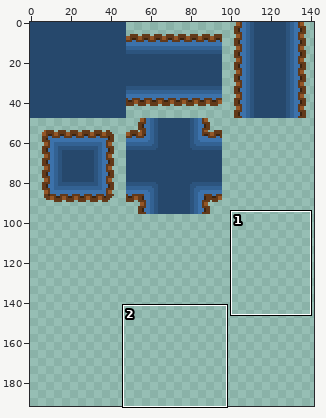
Edited in one commit: sprite sheet (assets/biomes/ocean.png). The first picture is a wide view before the edit; the outline marks the close-up.
Close-up. First the earlier version:
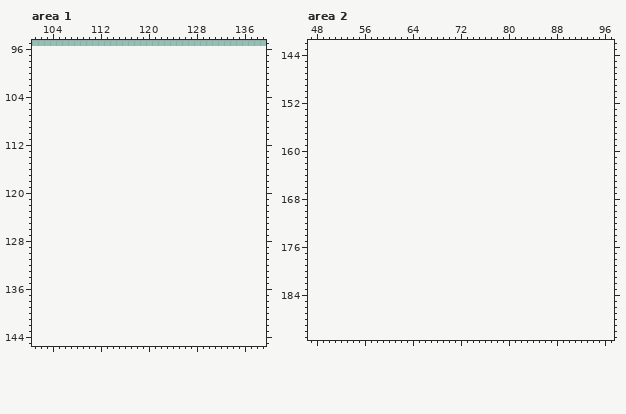
The file is 144x96 pixels. Shown: area 1: x 101..139, y 95..145; area 2: x 47..97, y 142..191. The old version is drawn lined up with the new one, on the new canvas. The wide view leaves out empty margins. The commit also changed other parts of the picture, which this record leaves out.
And afterwards:
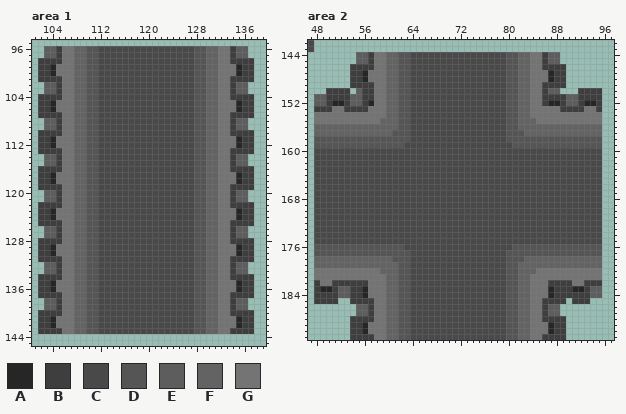
Palette (. is transparent): A #262626  B #3e3e3e  C #494949  D #555555  E #5d5d5d  F #636363  G #747474
Diff:
canvas 144x96 -> 144x192
Changed rows in their new state; - is an unchanged pixel.
Area 1:
first column x 102:
 96 -EEBGGFFDDCCCCCCCCCCCCCCCCDDFFGGBEE-
 97 -EEBGGFFDDCCCCCCCCCCCCCCCCDDFFGGBEE-
 98 BBBBGGFFDDCCCCCCCCCCCCCCCCDDFFGGBBBB
 99 BBAGGGFFDDCCCCCCCCCCCCCCCCDDFFGGGABB
100 BBAGGGFFDDCCCCCCCCCCCCCCCCDDFFGGGABB
101 BBBBGGFFDDCCCCCCCCCCCCCCCCDDFFGGBBBB
102 -EEBGGFFDDCCCCCCCCCCCCCCCCDDFFGGBEE-
103 -EEBGGFFDDCCCCCCCCCCCCCCCCDDFFGGBEE-
104 BBBBGGFFDDCCCCCCCCCCCCCCCCDDFFGGBBBB
105 BBAGGGFFDDCCCCCCCCCCCCCCCCDDFFGGGABB
106 BBAGGGFFDDCCCCCCCCCCCCCCCCDDFFGGGABB
107 BBBBGGFFDDCCCCCCCCCCCCCCCCDDFFGGBBBB
108 -EEBGGFFDDCCCCCCCCCCCCCCCCDDFFGGBEE-
109 -EEBGGFFDDCCCCCCCCCCCCCCCCDDFFGGBEE-
110 BBBBGGFFDDCCCCCCCCCCCCCCCCDDFFGGBBBB
111 BBAGGGFFDDCCCCCCCCCCCCCCCCDDFFGGGABB
112 BBAGGGFFDDCCCCCCCCCCCCCCCCDDFFGGGABB
113 BBBBGGFFDDCCCCCCCCCCCCCCCCDDFFGGBBBB
114 -EEBGGFFDDCCCCCCCCCCCCCCCCDDFFGGBEE-
115 -EEBGGFFDDCCCCCCCCCCCCCCCCDDFFGGBEE-
116 BBBBGGFFDDCCCCCCCCCCCCCCCCDDFFGGBBBB
117 BBAGGGFFDDCCCCCCCCCCCCCCCCDDFFGGGABB
118 BBAGGGFFDDCCCCCCCCCCCCCCCCDDFFGGGABB
119 BBBBGGFFDDCCCCCCCCCCCCCCCCDDFFGGBBBB
120 -EEBGGFFDDCCCCCCCCCCCCCCCCDDFFGGBEE-
121 -EEBGGFFDDCCCCCCCCCCCCCCCCDDFFGGBEE-
122 BBBBGGFFDDCCCCCCCCCCCCCCCCDDFFGGBBBB
123 BBAGGGFFDDCCCCCCCCCCCCCCCCDDFFGGGABB
124 BBAGGGFFDDCCCCCCCCCCCCCCCCDDFFGGGABB
125 BBBBGGFFDDCCCCCCCCCCCCCCCCDDFFGGBBBB
126 -EEBGGFFDDCCCCCCCCCCCCCCCCDDFFGGBEE-
127 -EEBGGFFDDCCCCCCCCCCCCCCCCDDFFGGBEE-
128 BBBBGGFFDDCCCCCCCCCCCCCCCCDDFFGGBBBB
129 BBAGGGFFDDCCCCCCCCCCCCCCCCDDFFGGGABB
130 BBAGGGFFDDCCCCCCCCCCCCCCCCDDFFGGGABB
131 BBBBGGFFDDCCCCCCCCCCCCCCCCDDFFGGBBBB
132 -EEBGGFFDDCCCCCCCCCCCCCCCCDDFFGGBEE-
133 -EEBGGFFDDCCCCCCCCCCCCCCCCDDFFGGBEE-
134 BBBBGGFFDDCCCCCCCCCCCCCCCCDDFFGGBBBB
135 BBAGGGFFDDCCCCCCCCCCCCCCCCDDFFGGGABB
136 BBAGGGFFDDCCCCCCCCCCCCCCCCDDFFGGGABB
137 BBBBGGFFDDCCCCCCCCCCCCCCCCDDFFGGBBBB
138 -EEBGGFFDDCCCCCCCCCCCCCCCCDDFFGGBEE-
139 -EEBGGFFDDCCCCCCCCCCCCCCCCDDFFGGBEE-
140 BBBBGGFFDDCCCCCCCCCCCCCCCCDDFFGGBBBB
141 BBAGGGFFDDCCCCCCCCCCCCCCCCDDFFGGGABB
142 BBAGGGFFDDCCCCCCCCCCCCCCCCDDFFGGGABB
143 BBBBGGFFDDCCCCCCCCCCCCCCCCDDFFGGBBBB
Area 2:
first column x 47:
142 C------------------------------------------------
143 C------------------------------------------------
144 --------EEBGGFFDDCCCCCCCCCCCCCCCCDDFFGGBEE-------
145 --------EEBGGFFDDCCCCCCCCCCCCCCCCDDFFGGBEE-------
146 -------BBBBGGFFDDCCCCCCCCCCCCCCCCDDFFGGBBBB------
147 -------BBAGGGFFDDCCCCCCCCCCCCCCCCDDFFGGGABB------
148 -------BBAGGGFFDDCCCCCCCCCCCCCCCCDDFFGGGABB------
149 -------BBBBGGFFDDCCCCCCCCCCCCCCCCDDFFGGBBBB------
150 ---BBBB-EBBGGFFDDCCCCCCCCCCCCCCCCDDFFGGBEE---BBBB
151 -EEBBBBEEBBGGFFDDCCCCCCCCCCCCCCCCDDFFGGBBBBEEBBBB
152 -EEBAABEEBAGGFFDDCCCCCCCCCCCCCCCCDDFFGGBAABEEBAAB
153 -BBBGGBBBBGGGFFDDCCCCCCCCCCCCCCCCDDFFGGGGGBBBBGGB
154 -GGGGGGGGGGGGFFDDCCCCCCCCCCCCCCCCDDFFGGGGGGGGGGGG
155 -GGGGGGGGGGGFFFDDCCCCCCCCCCCCCCCCDDFFFGGGGGGGGGGG
156 -FFFFFFFFFFFFFFDDCCCCCCCCCCCCCCCCDDFFFFFFFFFFFFFF
157 -FFFFFFFFFFFFFDDDCCCCCCCCCCCCCCCCDDDFFFFFFFFFFFFF
158 -DDDDDDDDDDDDDDDDCCCCCCCCCCCCCCCCDDDDDDDDDDDDDDDD
159 -DDDDDDDDDDDDDDDCCCCCCCCCCCCCCCCCCDDDDDDDDDDDDDDD
160 -CCCCCCCCCCCCCCCCCCCCCCCCCCCCCCCCCCCCCCCCCCCCCCCC
161 -CCCCCCCCCCCCCCCCCCCCCCCCCCCCCCCCCCCCCCCCCCCCCCCC
162 -CCCCCCCCCCCCCCCCCCCCCCCCCCCCCCCCCCCCCCCCCCCCCCCC
163 -CCCCCCCCCCCCCCCCCCCCCCCCCCCCCCCCCCCCCCCCCCCCCCCC
164 -CCCCCCCCCCCCCCCCCCCCCCCCCCCCCCCCCCCCCCCCCCCCCCCC
165 -CCCCCCCCCCCCCCCCCCCCCCCCCCCCCCCCCCCCCCCCCCCCCCCC
166 -CCCCCCCCCCCCCCCCCCCCCCCCCCCCCCCCCCCCCCCCCCCCCCCC
167 -CCCCCCCCCCCCCCCCCCCCCCCCCCCCCCCCCCCCCCCCCCCCCCCC
168 -CCCCCCCCCCCCCCCCCCCCCCCCCCCCCCCCCCCCCCCCCCCCCCCC
169 -CCCCCCCCCCCCCCCCCCCCCCCCCCCCCCCCCCCCCCCCCCCCCCCC
170 -CCCCCCCCCCCCCCCCCCCCCCCCCCCCCCCCCCCCCCCCCCCCCCCC
171 -CCCCCCCCCCCCCCCCCCCCCCCCCCCCCCCCCCCCCCCCCCCCCCCC
172 -CCCCCCCCCCCCCCCCCCCCCCCCCCCCCCCCCCCCCCCCCCCCCCCC
173 -CCCCCCCCCCCCCCCCCCCCCCCCCCCCCCCCCCCCCCCCCCCCCCCC
174 -CCCCCCCCCCCCCCCCCCCCCCCCCCCCCCCCCCCCCCCCCCCCCCCC
175 -CCCCCCCCCCCCCCCCCCCCCCCCCCCCCCCCCCCCCCCCCCCCCCCC
176 -DDDDDDDDDDDDDDDCCCCCCCCCCCCCCCCCCDDDDDDDDDDDDDDD
177 -DDDDDDDDDDDDDDDDCCCCCCCCCCCCCCCCDDDDDDDDDDDDDDDD
178 -FFFFFFFFFFFFFDDDCCCCCCCCCCCCCCCCDDDFFFFFFFFFFFFF
179 -FFFFFFFFFFFFFFDDCCCCCCCCCCCCCCCCDDFFFFFFFFFFFFFF
180 -GGGGGGGGGGGFFFDDCCCCCCCCCCCCCCCCDDFFFGGGGGGGGGGG
181 -GGGGGGGGGGGGFFDDCCCCCCCCCCCCCCCCDDFFGGGGGGGGGGGG
182 -BGGBBBBBBGGGFFDDCCCCCCCCCCCCCCCCDDFFGGGBBBBGGBBB
183 -BAABEEBBAGGGFFDDCCCCCCCCCCCCCCCCDDFFGGGABBBAABEE
184 -BBBBEEBBAGGGFFDDCCCCCCCCCCCCCCCCDDFFGGGABBBBBBEE
185 -BBBB--BBBBGGFFDDCCCCCCCCCCCCCCCCDDFFGGBBBB-BBB--
186 --------EEBGGFFDDCCCCCCCCCCCCCCCCDDFFGGBEE-------
187 --------EEBGGFFDDCCCCCCCCCCCCCCCCDDFFGGBEE-------
188 -------BBBBGGFFDDCCCCCCCCCCCCCCCCDDFFGGBBBB------
189 -------BBAGGGFFDDCCCCCCCCCCCCCCCCDDFFGGGABB------
190 -------BBAGGGFFDDCCCCCCCCCCCCCCCCDDFFGGGABB------
191 -------BBBBGGFFDDCCCCCCCCCCCCCCCCDDFFGGBBBB------
Where, in picture pixels (left, top, right, bottom), the same in both close-ups:
added: (38, 46, 254, 334)
added: (308, 40, 314, 52)
added: (314, 52, 602, 340)
